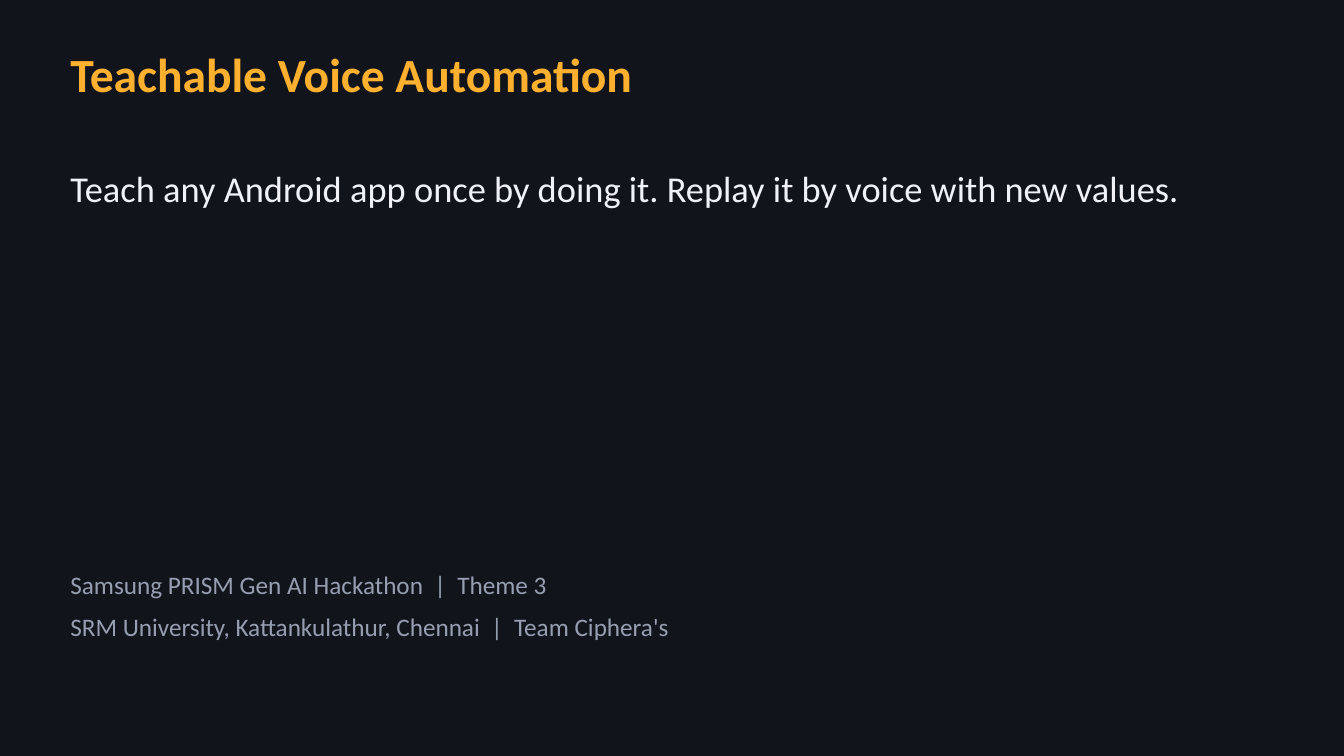
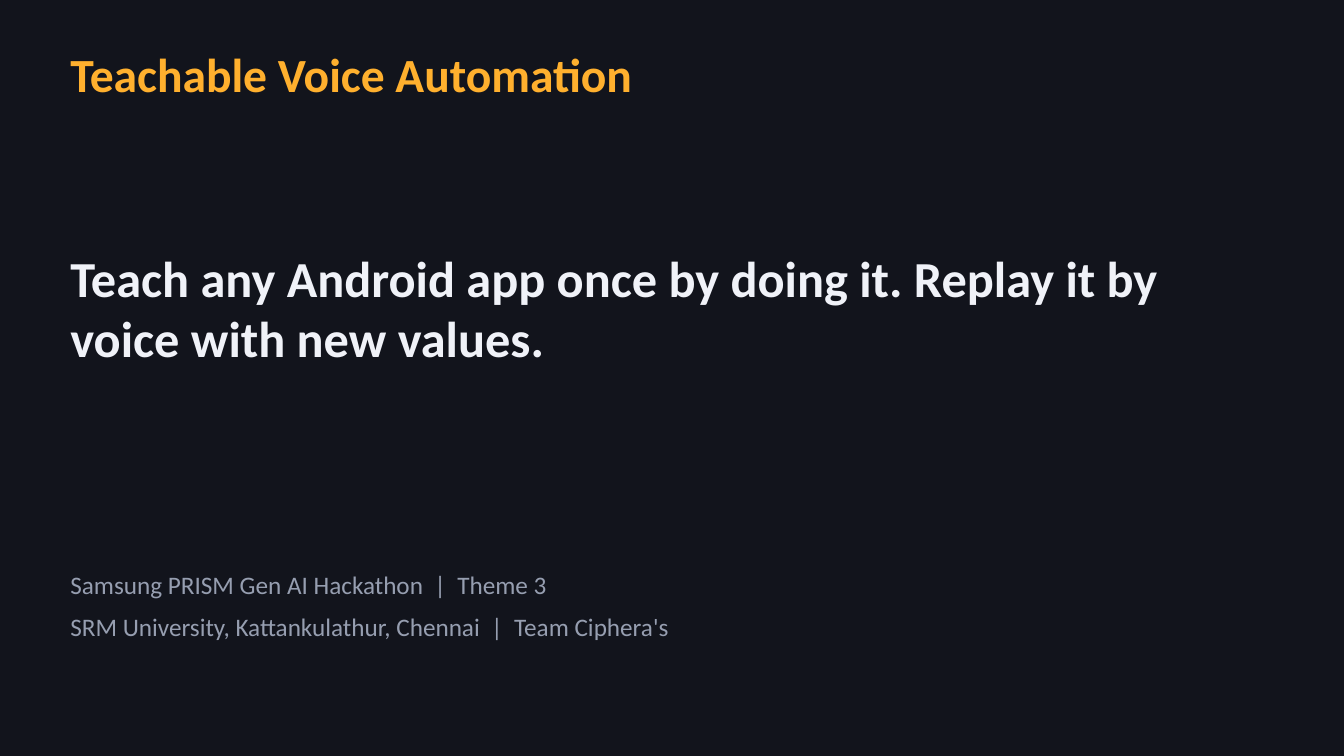
Before and after one commit to AayushiMakker/Teachable_Voice_Automation, a slide deck: slide 1 of submission/SRM_University_Kattankulathur_Chennai_Ciphera_s_Presentation.pptx. Drawn at 1344x756 pixels with LibreOffice and Linux fonts; fonts in the diff are those of the drawing. Boxes give left, top, right and bottom in pixels: in the first picture for what was removed or moved away, otherwise in the second. Text is boxed around its words. In the diff, an @@ line names an element or a change of style, - is before the commit and + after.

Commit message:
Deck: fix overflow found by rendering, larger text, real metric numbers

```diff
--- a/submission/SRM_University_Kattankulathur_Chennai_Ciphera_s_Presentation.pptx
+++ b/submission/SRM_University_Kattankulathur_Chennai_Ciphera_s_Presentation.pptx
@@ text "Teach any Android app once ...": place and size @@
-text "Teach any Android app once ..." at [70,176,1178,209]
+text "Teach any Android app once ..." at [70,261,1158,358]
@@ text "Teach any Android app once ..." at [70,261,1158,358]: size 26 to 36 pt, bold on @@
```
Also in this commit, not shown: 9 other slides changed.
